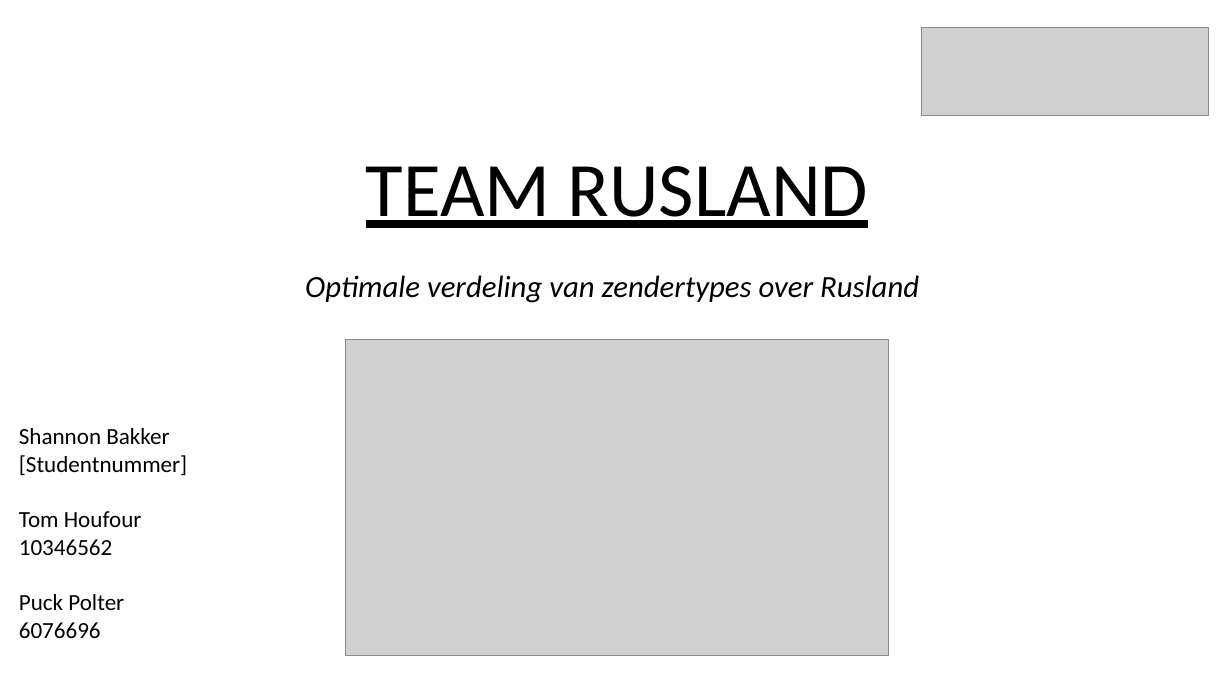
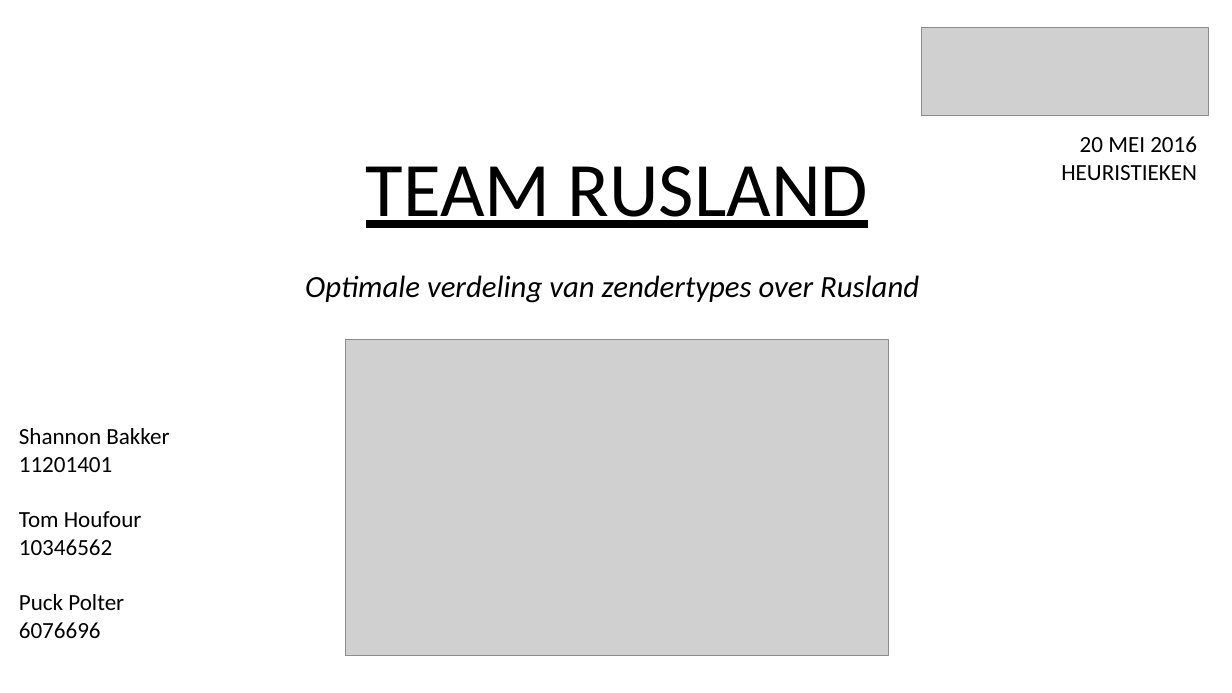
Before and after one commit to Tomttaw/Radio-Russia, a slide deck: slide 1 of powerpoint week 5.pptx. Drawn at 1232x693 pixels with LibreOffice and Linux fonts; fonts in the diff are those of the drawing; grey boxes stand for pictures. Boxes give left, top, right and bottom in pixels: in the first picture for what was removed or moved away, otherwise in the second. Text is boxed around its words. In the diff, an @@ line names an element or a change of style, - is before the commit and + after.

```diff
--- a/powerpoint week 5.pptx
+++ b/powerpoint week 5.pptx
@@ text added at bbox=[1061, 136, 1197, 180], 18 pt, text #000000 @@
+20 MEI 2016
+HEURISTIEKEN
@@ text at bbox=[19, 428, 169, 472]: text changed @@
-Shannon Bakker
-[Studentnummer]
+Shannon Bakker
+11201401
```
Also in this commit, not shown: 5 other slides changed, 3 slides added, 1 other file.
